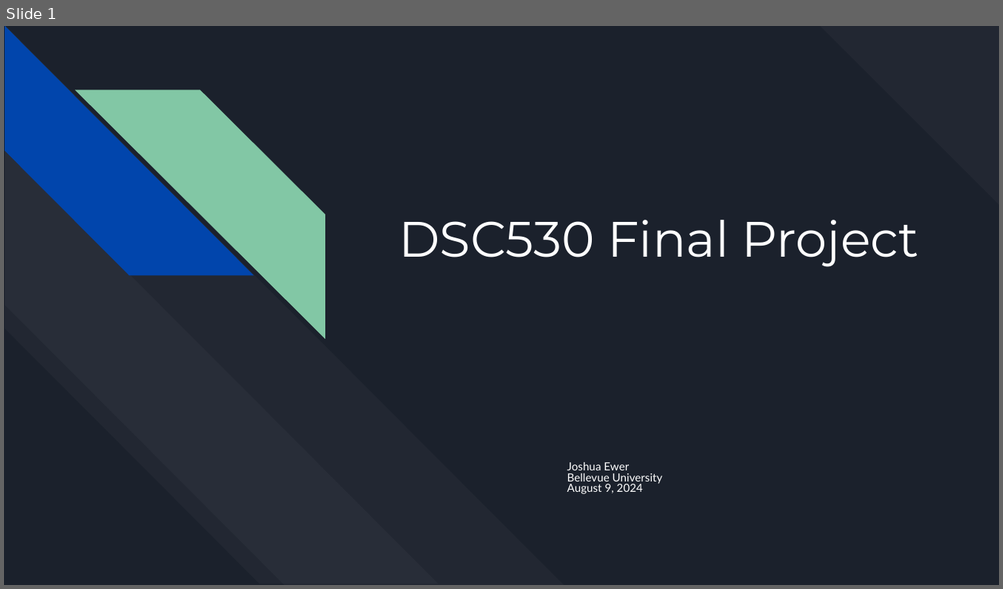
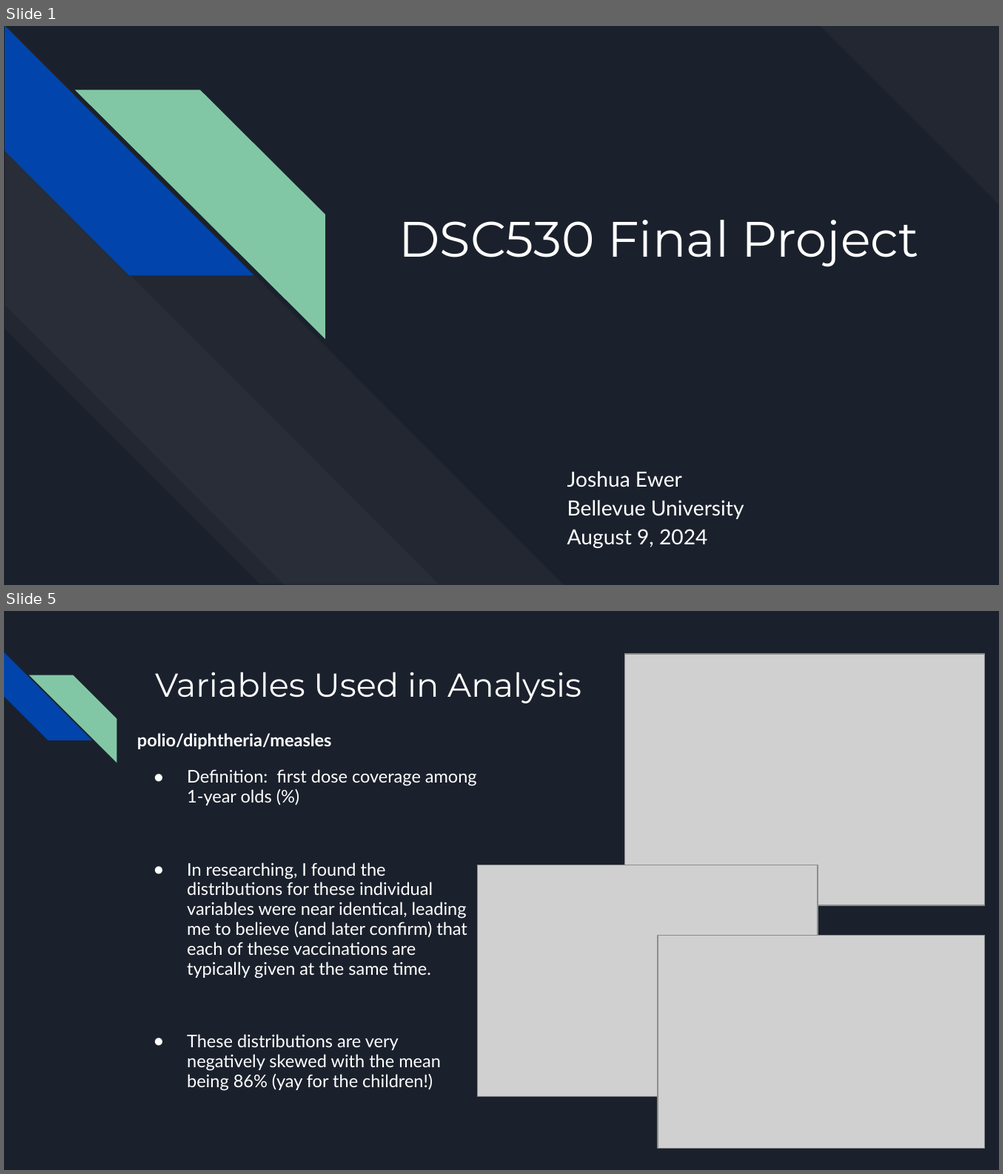
Before and after one commit to jewer/EwerDSC530FinalProject, a slide deck: EwerDSC530FinalProject.pptx. Shown one above the other, each under a label of ours: slide 1 before the commit, slides 1 and 5 after it; the slides between them are not shown. The pictures are 1003x589 and 1003x1174 pixels, drawn with LibreOffice and Linux fonts; fonts in the diff are those of the drawing; grey boxes stand for pictures. Boxes give left, top, right and bottom in pixels: in the first picture for what was removed or moved away, otherwise in the second. Text is boxed around its words. In the diff, an @@ line names an element or a change of style, - is before the commit and + after.

```diff
--- a/EwerDSC530FinalProject.pptx
+++ b/EwerDSC530FinalProject.pptx
@@ slide 5 added at <box>4,611,999,1170</box>, background #1B212C @@
@@ diag stripe added at <box>4,652,91,741</box>, fill #0145AC @@
@@ picture added at <box>625,654,984,906</box> @@
@@ diag stripe added at <box>29,675,116,762</box>, fill #82C7A5 @@
@@ title added at <box>155,672,581,703</box>, 24 pt, text #FFFFFF @@
+Variables Used in Analysis
@@ text added at <box>137,733,477,1091</box>, 12.6 pt, text #FFFFFF @@
+polio/diphtheria/measles
+● Definition: first dose coverage among 1-year olds (%)
+● In researching, I found the distributions for these individual variables were near identical, leading me to believe (and later confirm) that each of these vaccinations are typically given at the same time.
+● These distributions are very negatively skewed with the mean being 86% (yay for the children!)
@@ picture added at <box>478,865,817,1096</box> @@
@@ picture added at <box>657,935,984,1149</box> @@
@@ slide 1 changed as well @@
@@ subtitle "Joshua Ewer" at <box>567,471,744,548</box>: size 8.1 to 15.1 pt; line spacing 0.8 to 1.15 @@
```
Also in this commit, not shown: 4 other slides changed, 4 other slides added, 7 slides removed, 8 other files.
